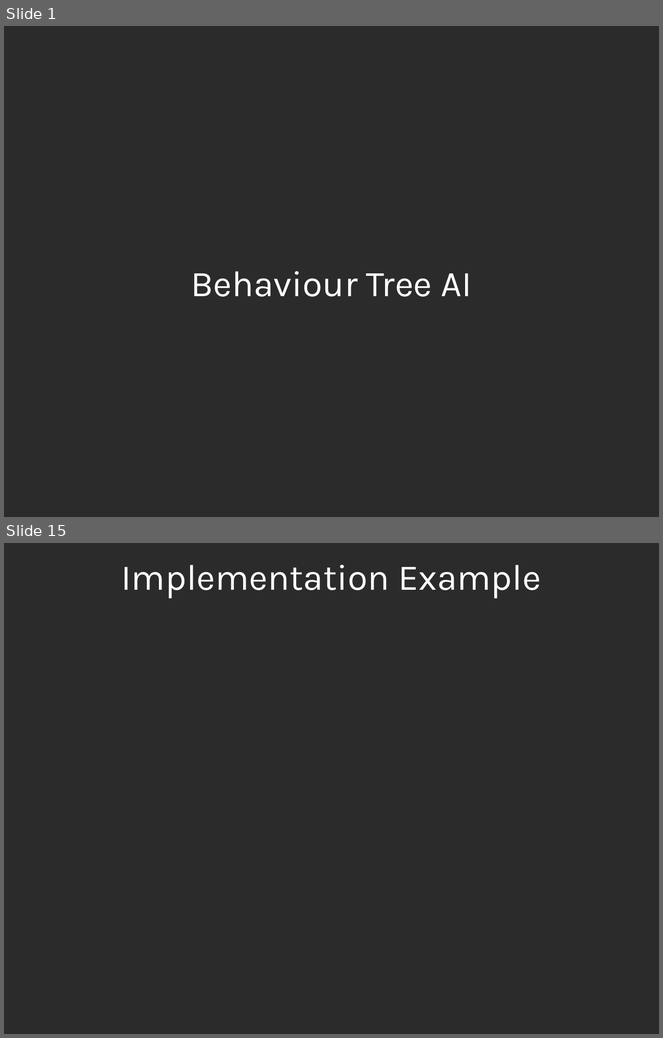
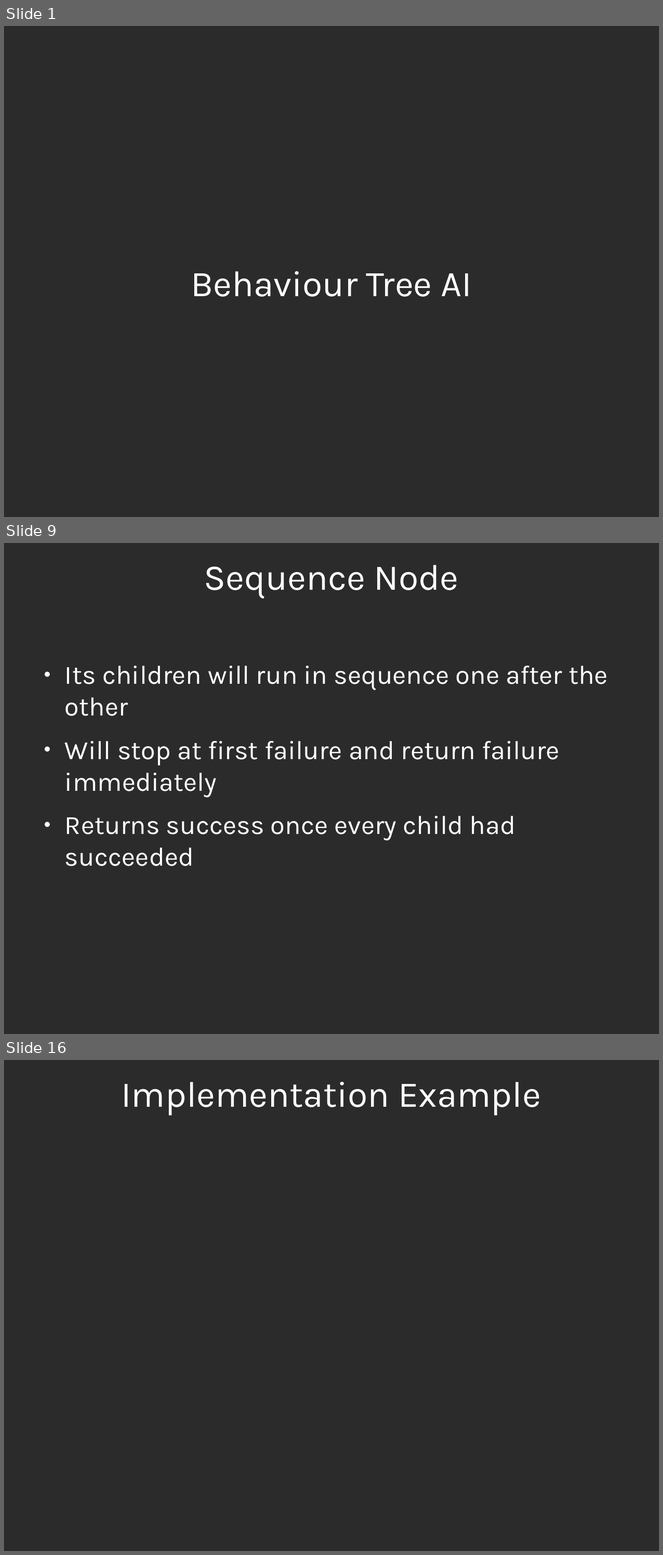
Before and after one commit to expee/AI_BehaviourTreeTest, a slide deck: Docs/BT_Presentation.odp. Shown one above the other, each under a label of ours: slides 1 and 15 before the commit, slides 1, 9 and 16 after it; the slides between them are not shown. The pictures are 663x1038 and 663x1555 pixels, drawn with LibreOffice and Linux fonts; fonts in the diff are those of the drawing; background and template pictures are left out; a plain dark background stands for a picture behind light text. Boxes give left, top, right and bottom in pixels: in the first picture for what was removed or moved away, otherwise in the second. Text is boxed around its words. In the diff, an @@ line names an element or a change of style, - is before the commit and + after.

```diff
--- a/Docs/BT_Presentation.odp
+++ b/Docs/BT_Presentation.odp
@@ slide 9 added at [4,543,659,1034], background picture (left out) @@
@@ title added at [204,565,459,599], 44 pt, text #FFFFFF @@
+Sequence Node
@@ text added at [65,666,608,866], 32 pt, text #FFFFFF @@
+● Its children will run in sequence one after the other
+● Will stop at first failure and return failure immediately
+● Returns success once every child had succeeded
@@ what was slide 15 is now slide 16 @@
```
Also in this commit, not shown: 3 slides changed, 10 other slides added, 10 slides removed.
